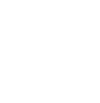
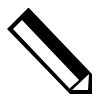
Two versions of the same layered image (w=100, h=103). Layer-by-layer changes:
added group "pen" with 3 layers above "redo" over [7,8,92,94]
added layer "Color Fill 2 copy" in group "pen" over [7,8,92,94]
added layer "Color Fill 1" in group "pen" over [7,8,92,94]
hid "redo" over [7,8,92,94]